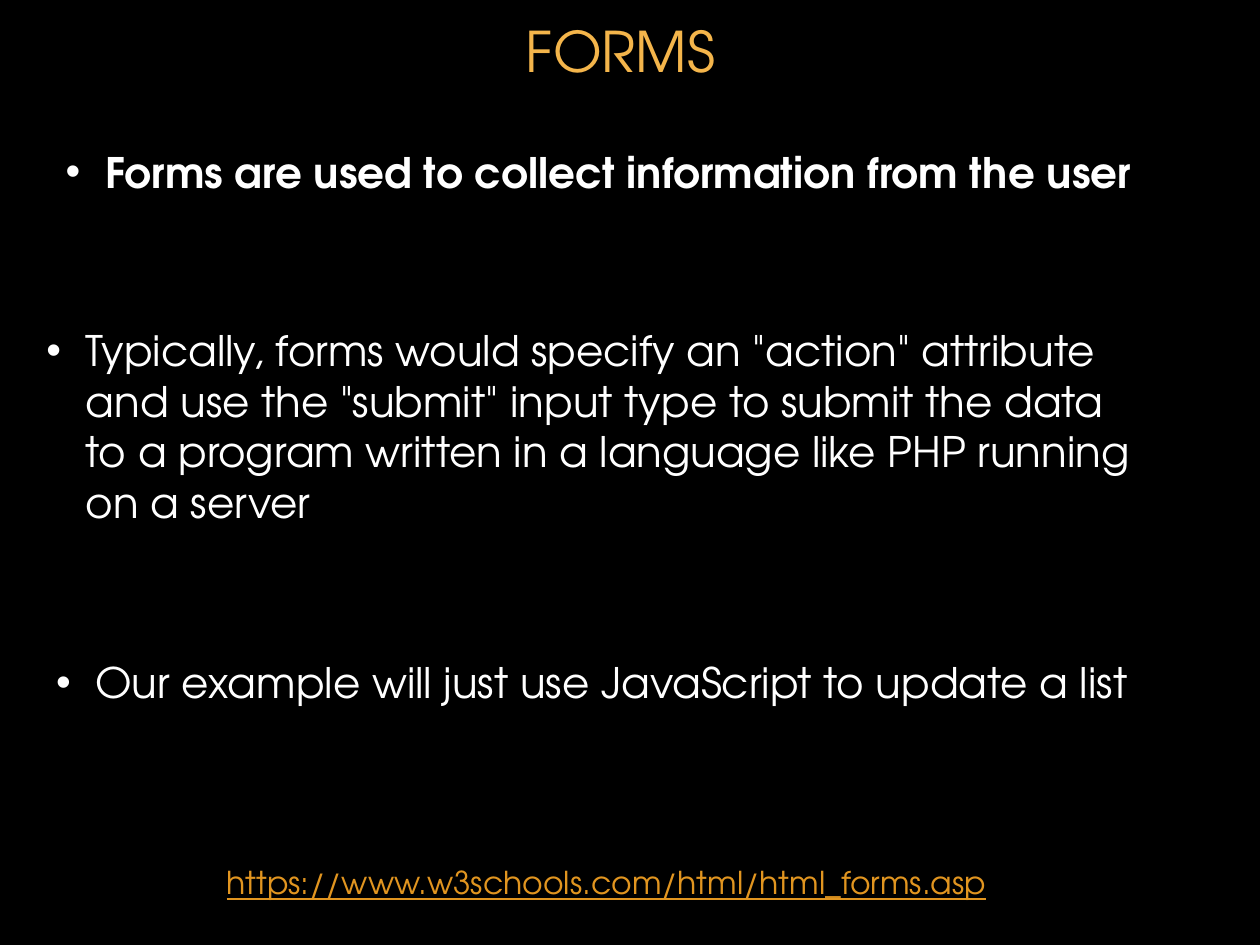
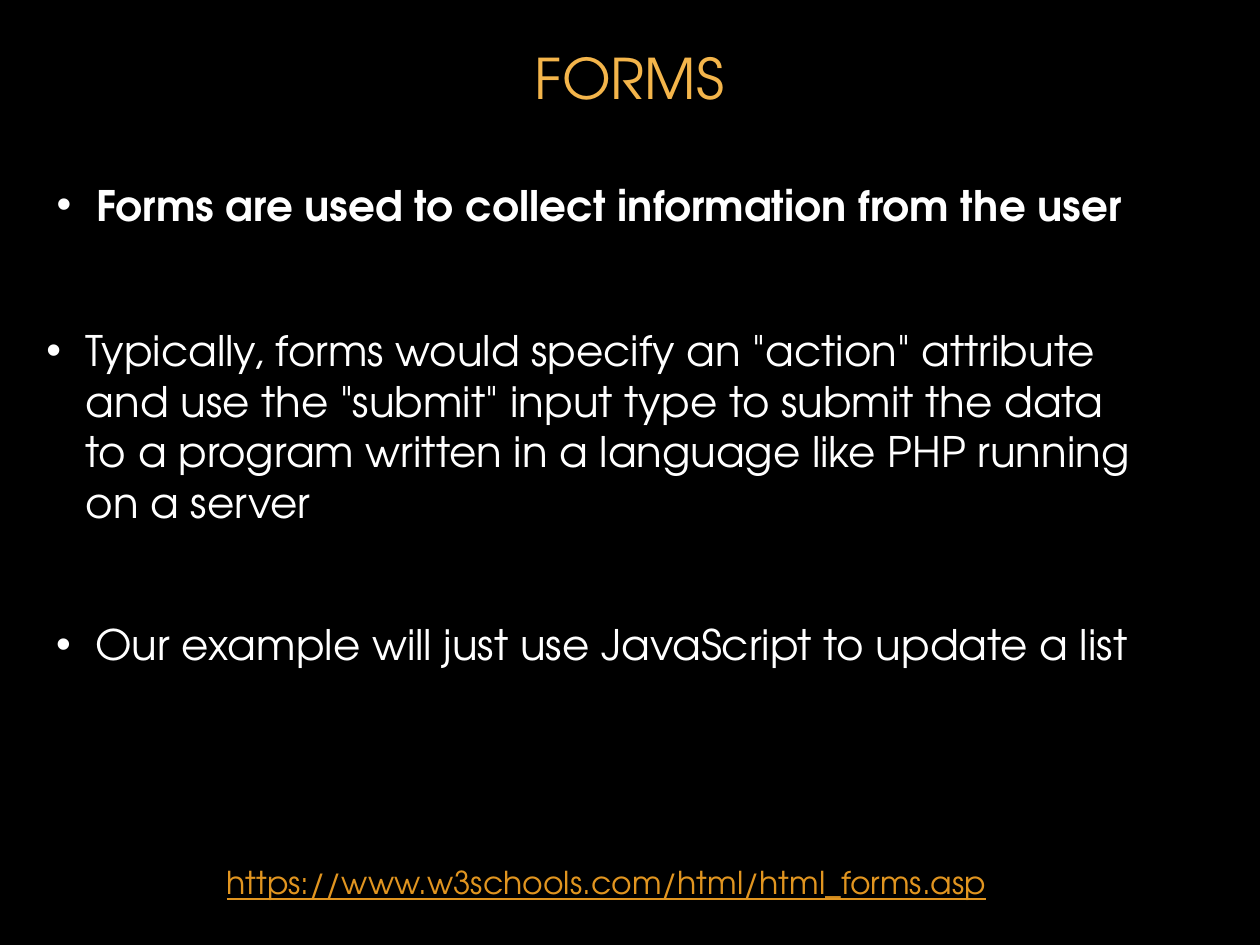
Before and after one commit to donfreiday/cpsc330-js, a slide deck: slide 66 of Javascript.pptx (slide 64 before the commit). Drawn at 1260x945 pixels with LibreOffice and Linux fonts; fonts in the diff are those of the drawing; background and template pictures are left out. Boxes give left, top, right and bottom in pixels: in the first picture for what was removed or moved away, otherwise in the second. Text is boxed around its words. In the diff, an @@ line names an element or a change of style, - is before the commit and + after.

```diff
--- a/Javascript.pptx
+++ b/Javascript.pptx
@@ title "FORMS": place and size @@
-title "FORMS" at <box>526,30,715,73</box>
+title "FORMS" at <box>535,57,724,100</box>
@@ text "Forms are used to collect ...": place and size @@
-text "Forms are used to collect ..." at <box>105,155,1131,189</box>
+text "Forms are used to collect ..." at <box>96,188,1122,222</box>
@@ text "Our example will just use ...": place and size @@
-text "Our example will just use ..." at <box>95,666,1128,706</box>
+text "Our example will just use ..." at <box>95,628,1128,668</box>
```
Also in this commit, not shown: 3 other slides changed, 4 slides added, 2 slides removed.
